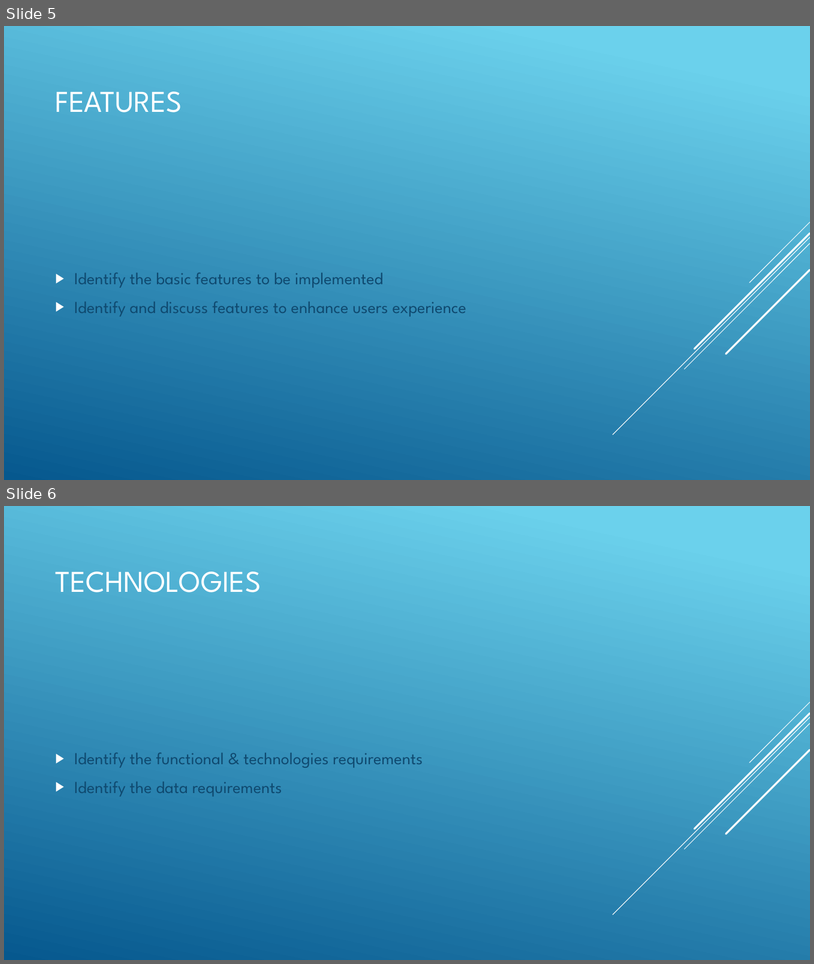
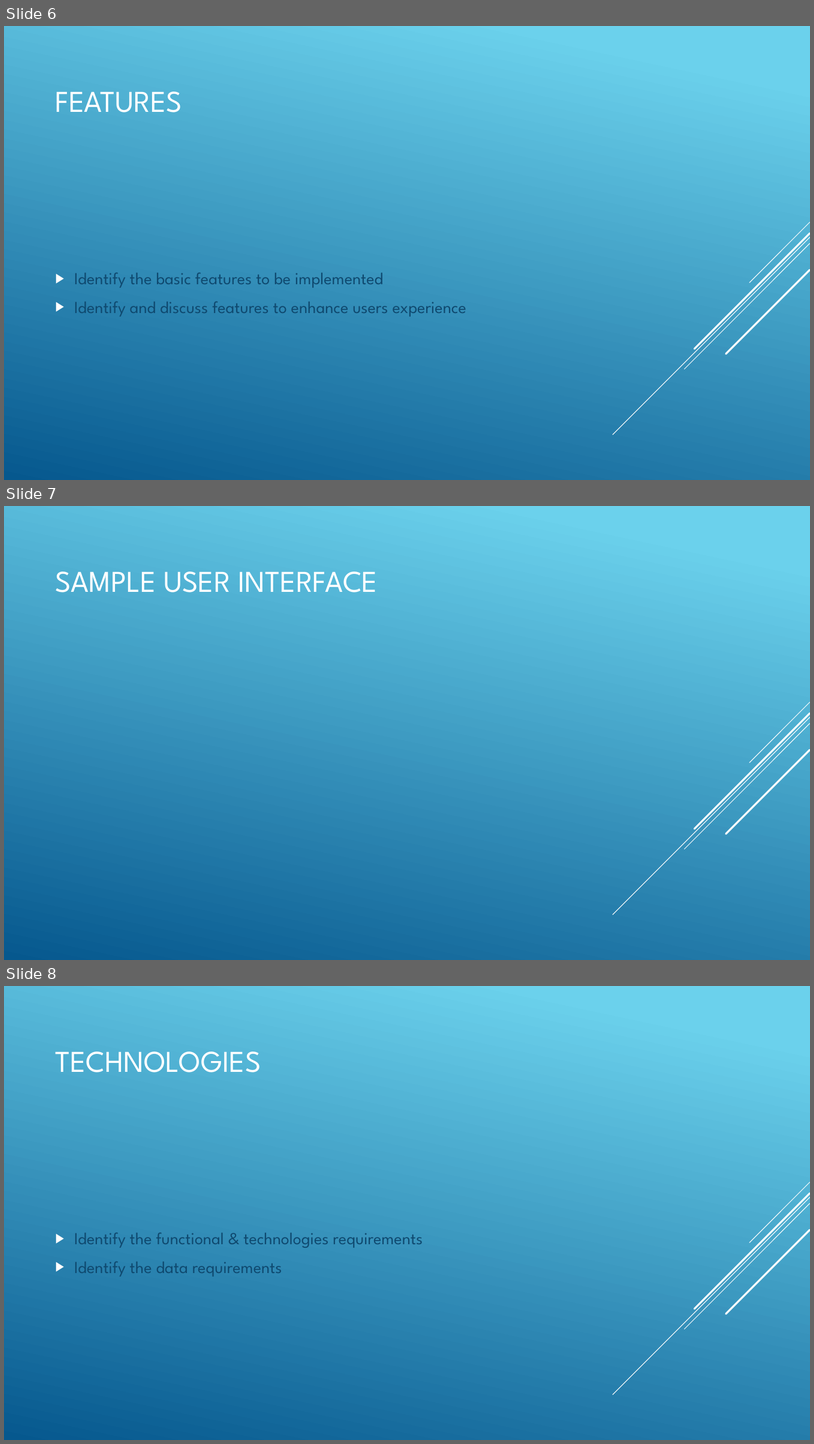
Before and after one commit to DCAL12/Resource-Management, a slide deck: ResourceManagementPresentation.pptx. Shown one above the other, each under a label of ours: slides 5 and 6 before the commit, slides 6, 7 and 8 after it. The pictures are 814x964 and 814x1444 pixels, drawn with LibreOffice and Linux fonts; fonts in the diff are those of the drawing. Boxes give left, top, right and bottom in pixels: in the first picture for what was removed or moved away, otherwise in the second. Text is boxed around its words. In the diff, an @@ line names an element or a change of style, - is before the commit and + after.

```diff
--- a/ResourceManagementPresentation.pptx
+++ b/ResourceManagementPresentation.pptx
@@ slide 7 added at (4, 506, 810, 960), background gradient #6ED2EB to #06588E; not listed: 5 template elements that a slide beside it also shows @@
@@ title added at (56, 571, 378, 592), 36 pt, text #FFFFFF @@
+SAMPLE USER INTERFACE
@@ what was slide 5 is now slide 6 @@
@@ what was slide 6 is now slide 8 @@
```
Also in this commit, not shown: 1 slide changed, 1 other slide added, 1 other file.
